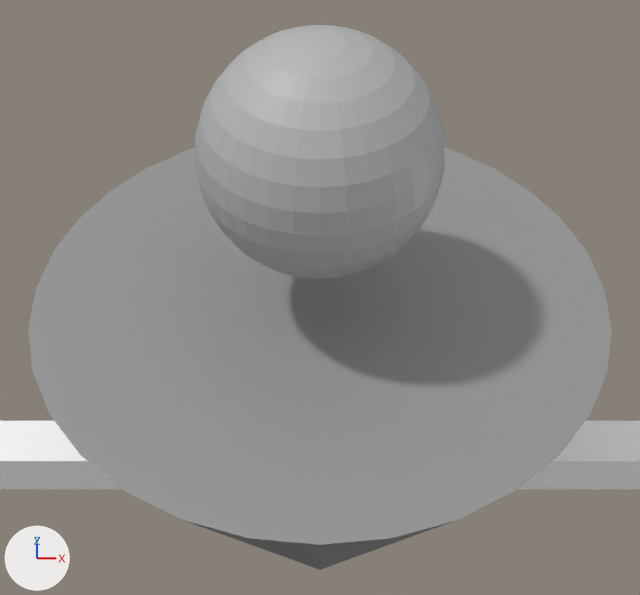
What one commit did to the Blender file scenes/world.blend.
Both versions are drawn from a 50 mm camera at (0.0, -2.24, 3.18) aimed at (0.0, 0.24, 0.72). The lights are fixed; the arrows at lower left show +X, +Y and +Z.

In view in the first picture: 'Player', 'Wall'.
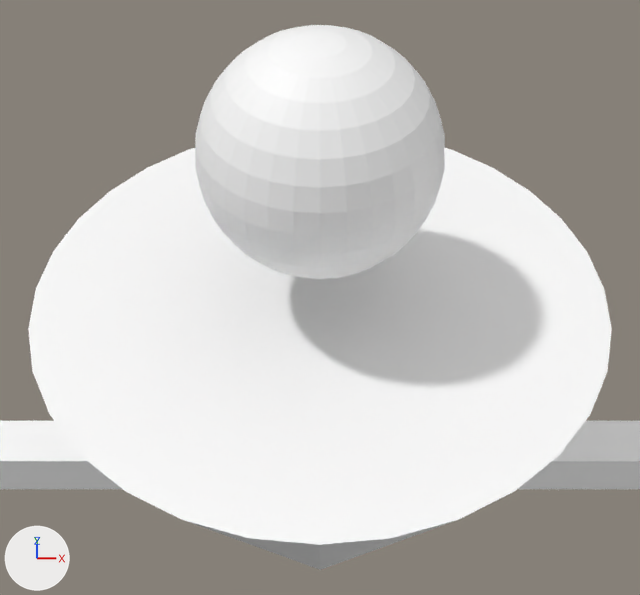
What differs and where, as boxes [x1, y1, x2, y2] in the pictures (640 x 595 px):
part 1 of me_player, recoloured (grey to white)
    both: [28, 25, 612, 570]

The change in detail:
me_player has 515 vertices, 545 faces and spans x -1.0..1.0, y -1.0..1.0, z -1.0..1.95.
me_player is used by ob_player; location (0.0, 0.0, 0.0).
me_player part 1: 545 faces centred in x -0.66..0.66, y -0.66..0.66, z 0.33..1.95 are repainted in the vertex colours; the middle colour goes from grey #b7b7b7 to white #ffffff.
